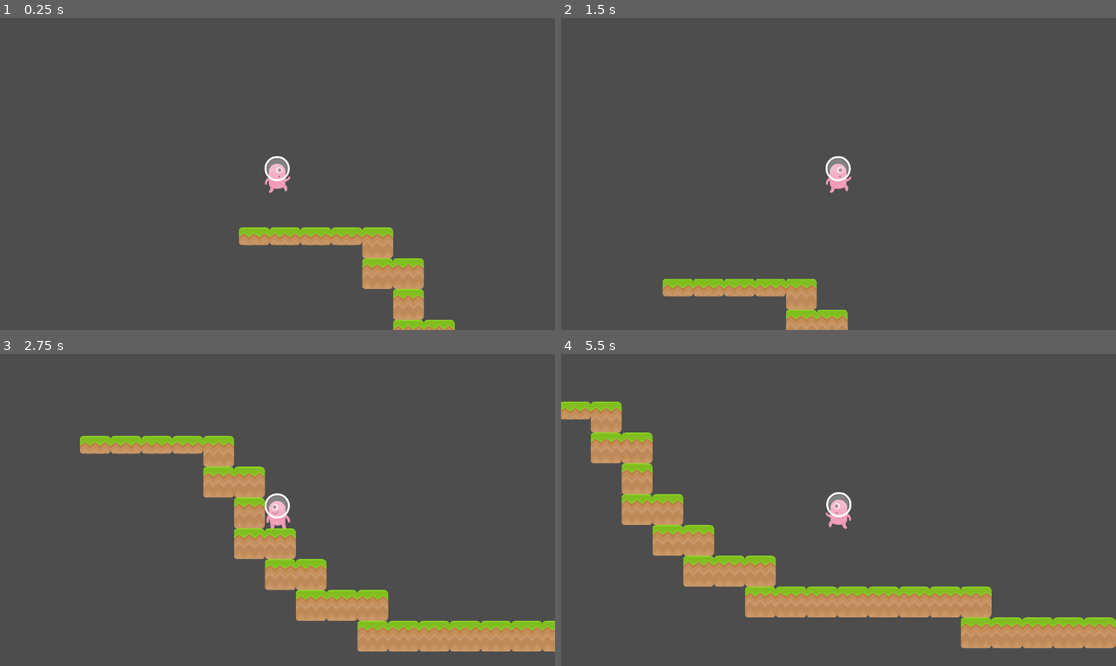
Above: before the commit, frames 1-4 (two rows, left to right).
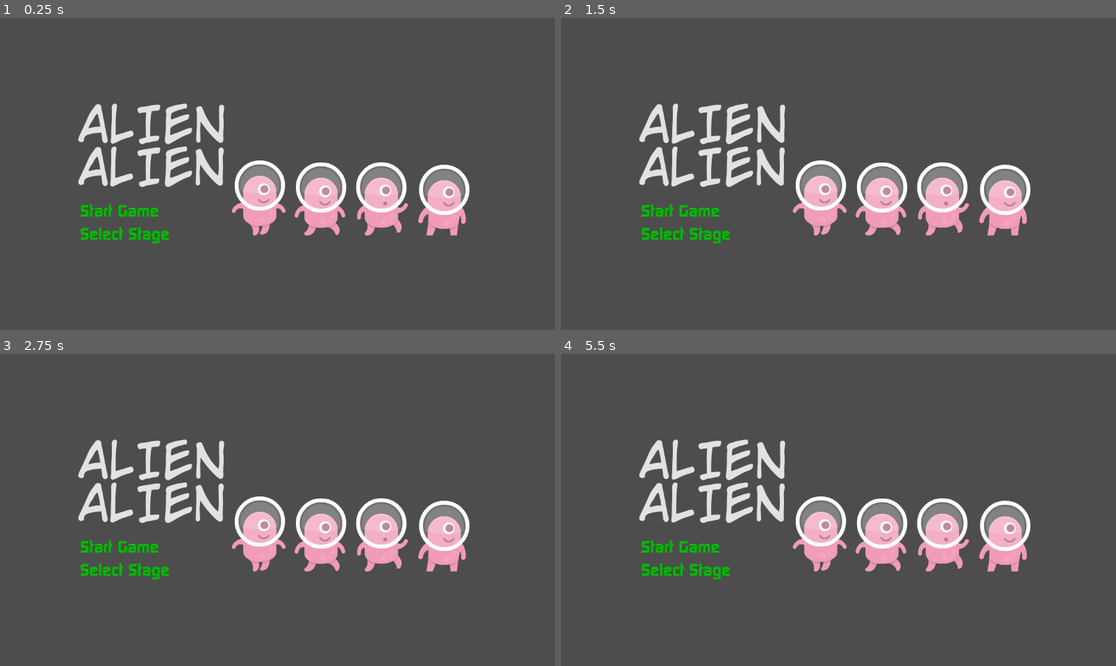
Above: after the commit, the same moments.

Repository: riapis/gamedev-T6
Game: Godot game, scene res://scenes/mainmenu.tscn
The game is run twice, just before and just after one commit, with the same random seed, the same clock (stepped at 60 frames per second) and the same inputs. Before the commit the project starts from res://scenes/Level 1.tscn.
Inputs:
- Up to frame 1 (0.25 s): no input
- Up to frame 2 (1.5 s): hold Right (right) from 0.53 s (still down); tap Space (jump) at 0.77 s
- Up to frame 3 (2.75 s): tap Space (jump) at 1.52 s; release Right (right) at 2.03 s; hold Left (left) from 2.03 s (still down)
- Up to frame 4 (5.5 s): tap Enter at 2.75 s; release Left (left) at 2.78 s; hold Right (right) 2.78-4.28 s; tap Space (jump) at 3.02, 3.77, 4.52 s; hold Left (left) 4.28-5.03 s; hold Right (right) from 5.03 s (still down)

The runs differ from the first frame. In frame 1, 14% of the frame differs, in the area x 14-85%, y 27-100%; in frame 2, 13%; in frame 3, 19%; in frame 4, 23%, in the area x 0-100%, y 15-95%.

Commit message:
Tutorial 6: Latihan Mandiri

Diff:
--- a/project.godot
+++ b/project.godot
@@ -11,9 +11,13 @@
 [application]
 
 config/name="tutorial-6"
-run/main_scene="res://scenes/Level 1.tscn"
+run/main_scene="res://scenes/mainmenu.tscn"
 config/features=PackedStringArray("4.3")
 config/icon="res://icon.png"
+
+[autoload]
+
+Global="*res://scripts/global.gd"
 
 [input]
 
--- /dev/null
+++ b/scenes/GameOver.tscn
@@ -0,0 +1,24 @@
+[gd_scene load_steps=2 format=3 uid="uid://d2yhpjouj6qnb"]
+
+[ext_resource type="FontFile" uid="uid://ccq42wgg5nl5n" path="res://assets/Fonts/Raw/MPlantin.ttf" id="1_hypwo"]
+
+[node name="GameOver" type="ColorRect"]
+anchors_preset = 15
+anchor_right = 1.0
+anchor_bottom = 1.0
+grow_horizontal = 2
+grow_vertical = 2
+color = Color(0.57433, 0, 0.165158, 1)
+
+[node name="Label" type="Label" parent="."]
+layout_mode = 1
+anchors_preset = 15
+anchor_right = 1.0
+anchor_bottom = 1.0
+grow_horizontal = 2
+grow_vertical = 2
+theme_override_fonts/font = ExtResource("1_hypwo")
+theme_override_font_sizes/font_size = 120
+text = "Game Over"
+horizontal_alignment = 1
+vertical_alignment = 1
--- a/scenes/Level 1.tscn
+++ b/scenes/Level 1.tscn
@@ -1,9 +1,10 @@
-[gd_scene load_steps=5 format=4 uid="uid://damkuqx1xbloy"]
+[gd_scene load_steps=6 format=4 uid="uid://damkuqx1xbloy"]
 
 [ext_resource type="PackedScene" path="res://scenes/Player.tscn" id="1"]
 [ext_resource type="PackedScene" uid="uid://bls6pqt8flug3" path="res://scenes/tile_map.tscn" id="2_ixamt"]
 [ext_resource type="Texture2D" uid="uid://tpq0ge2lruix" path="res://assets/Familiar Looking Rocket.png" id="3"]
 [ext_resource type="PackedScene" uid="uid://bul5fybv2rytg" path="res://scenes/Area Trigger.tscn" id="4_enfm1"]
+[ext_resource type="PackedScene" uid="uid://dn2wk2l0los1j" path="res://scenes/LiveCounter.tscn" id="5_icvnc"]
 
 [node name="Level 1" type="Node2D"]
 
@@ -25,3 +26,7 @@
 [node name="win_trigger" parent="." instance=ExtResource("4_enfm1")]
 position = Vector2(1743, 394)
 sceneName = "Level 2"
+
+[node name="CanvasLayer" type="CanvasLayer" parent="."]
+
+[node name="MarginContainer" parent="CanvasLayer" instance=ExtResource("5_icvnc")]
--- /dev/null
+++ b/scenes/LiveCounter.tscn
@@ -0,0 +1,14 @@
+[gd_scene load_steps=3 format=3 uid="uid://dn2wk2l0los1j"]
+
+[ext_resource type="FontFile" uid="uid://g0e4g4332ft0" path="res://assets/Fonts/Raw/CC Wild Words Roman.ttf" id="1_6gt7n"]
+[ext_resource type="Script" path="res://scripts/Lives.gd" id="1_yospo"]
+
+[node name="GUI" type="MarginContainer"]
+offset_right = 40.0
+offset_bottom = 40.0
+
+[node name="Label" type="Label" parent="."]
+layout_mode = 2
+theme_override_fonts/font = ExtResource("1_6gt7n")
+theme_override_font_sizes/font_size = 40
+script = ExtResource("1_yospo")
--- a/scenes/mainmenu.tscn
+++ b/scenes/mainmenu.tscn
@@ -1,8 +1,9 @@
-[gd_scene load_steps=4 format=3 uid="uid://c2xfnv5r1cyvf"]
+[gd_scene load_steps=5 format=3 uid="uid://c2xfnv5r1cyvf"]
 
 [ext_resource type="FontFile" uid="uid://g0e4g4332ft0" path="res://assets/Fonts/Raw/CC Wild Words Roman.ttf" id="1_jn7ku"]
 [ext_resource type="FontFile" uid="uid://cth60gqdxo73p" path="res://assets/Fonts/Raw/continuum bold.ttf" id="2_i3lcq"]
-[ext_resource type="Texture2D" uid="uid://26wqrar1o8aw" path="res://icon.png" id="3_r3mlb"]
+[ext_resource type="Script" path="res://scripts/StartGame.gd" id="3_ac6nf"]
+[ext_resource type="Texture2D" uid="uid://dwc8dd51xoi1h" path="res://assets/kenney_platformerpack/Spritesheets/spritesheet_alien.png" id="4_mott5"]
 
 [node name="MarginContainer" type="MarginContainer"]
 anchors_preset = 15
@@ -22,34 +23,42 @@
 
 [node name="Label" type="Label" parent="HBoxContainer/VBoxContainer"]
 layout_mode = 2
-theme_override_colors/font_color = Color(0, 0, 0, 1)
+theme_override_colors/font_color = Color(0.884099, 0.884099, 0.884099, 1)
 theme_override_fonts/font = ExtResource("1_jn7ku")
 theme_override_font_sizes/font_size = 100
-text = "JUDUL"
+text = "ALIEN
+ALIEN"
 
 [node name="VBoxContainer" type="VBoxContainer" parent="HBoxContainer/VBoxContainer"]
 layout_mode = 2
 theme_override_constants/separation = 10
 
-[node name="LinkButton" type="LinkButton" parent="HBoxContainer/VBoxContainer/VBoxContainer"]
+[node name="StartGame" type="LinkButton" parent="HBoxContainer/VBoxContainer/VBoxContainer"]
 layout_mode = 2
 theme_override_colors/font_color = Color(0, 0.729412, 0, 1)
 theme_override_colors/font_hover_color = Color(0.192472, 0.603573, 0.576459, 1)
 theme_override_fonts/font = ExtResource("2_i3lcq")
-theme_override_font_sizes/font_size = 24
-text = "New Button"
+theme_override_font_sizes/font_size = 36
+action_mode = 0
+text = "Start Game"
+underline = 1
+script = ExtResource("3_ac6nf")
+scene_to_load = "Level 1"
 
-[node name="LinkButton2" type="LinkButton" parent="HBoxContainer/VBoxContainer/VBoxContainer"]
+[node name="SelectStage" type="LinkButton" parent="HBoxContainer/VBoxContainer/VBoxContainer"]
 layout_mode = 2
 theme_override_colors/font_color = Color(0, 0.729412, 0, 1)
 theme_override_colors/font_hover_color = Color(0.192472, 0.603573, 0.576459, 1)
 theme_override_fonts/font = ExtResource("2_i3lcq")
-theme_override_font_sizes/font_size = 24
-text = "Stage Select"
+theme_override_font_sizes/font_size = 36
+text = "Select Stage"
+underline = 1
 
 [node name="TextureRect" type="TextureRect" parent="HBoxContainer"]
 custom_minimum_size = Vector2(200, 200)
 layout_mode = 2
 size_flags_horizontal = 4
-texture = ExtResource("3_r3mlb")
+texture = ExtResource("4_mott5")
 stretch_mode = 5
+
+[connection signal="pressed" from="HBoxContainer/VBoxContainer/VBoxContainer/StartGame" to="HBoxContainer/VBoxContainer/VBoxContainer/StartGame" method="_on_pressed"]
--- /dev/null
+++ b/scenes/startgame.gd
@@ -0,0 +1,8 @@
+extends LinkButton
+
+
+
+
+
+func _on_pressed() -> void:
+	pass # Replace with function body.
--- a/scripts/Area2D.gd
+++ b/scripts/Area2D.gd
@@ -2,7 +2,12 @@
 
 @export var sceneName: String = "Level 1"
 
-
 func _on_Area_Trigger_body_entered(body):
+	var current_scene = get_tree().get_current_scene().get_name()
 	if body.get_name() == "Player":
-		get_tree().call_deferred("change_scene_to_file",str("res://scenes/" + sceneName + ".tscn"))
+		if current_scene == sceneName:
+			Global.lives -=1
+		if (Global.lives == 0):
+			get_tree().change_scene_to_file(str("res://scenes/GameOver.tscn"))
+		else:
+			get_tree().call_deferred("change_scene_to_file",(str("res://scenes/" + sceneName + ".tscn")))
--- /dev/null
+++ b/scripts/Lives.gd
@@ -0,0 +1,4 @@
+extends Label
+
+func _process(delta):
+	self.text = "Lives : " + str(Global.lives)
--- /dev/null
+++ b/scripts/StartGame.gd
@@ -0,0 +1,6 @@
+extends LinkButton
+
+@export var scene_to_load: String
+
+func _on_pressed() -> void:
+	get_tree().change_scene_to_file("res://scenes/" + scene_to_load + ".tscn")
--- /dev/null
+++ b/scripts/global.gd
@@ -0,0 +1,4 @@
+extends Node
+
+
+var lives = 3
